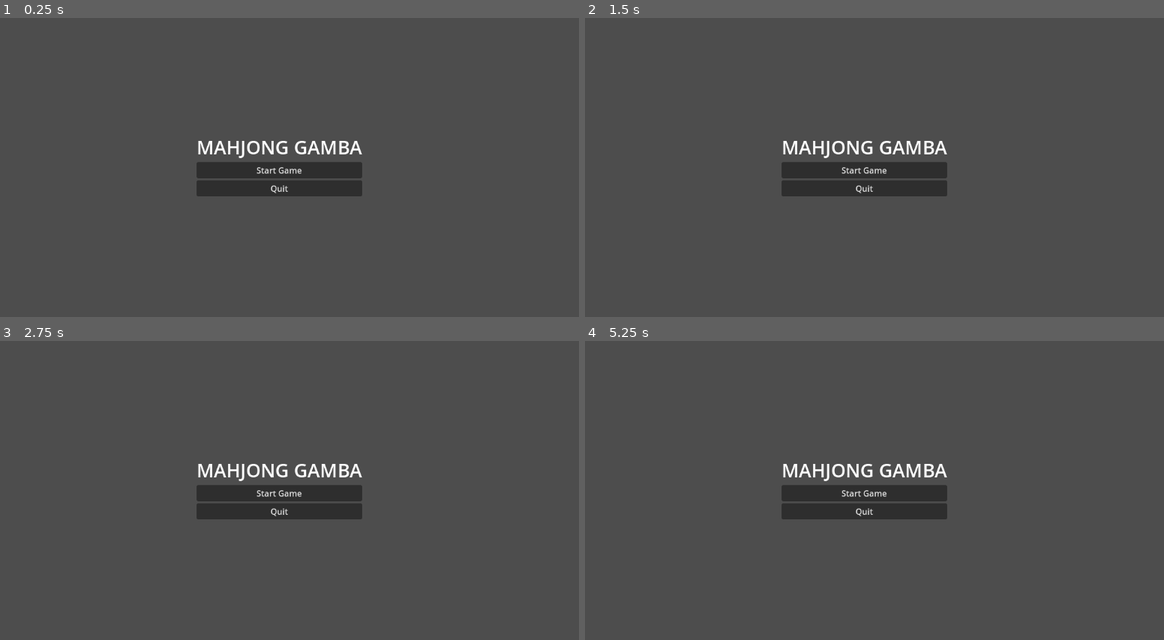
Above: before the commit, frames 1-4 (two rows, left to right).
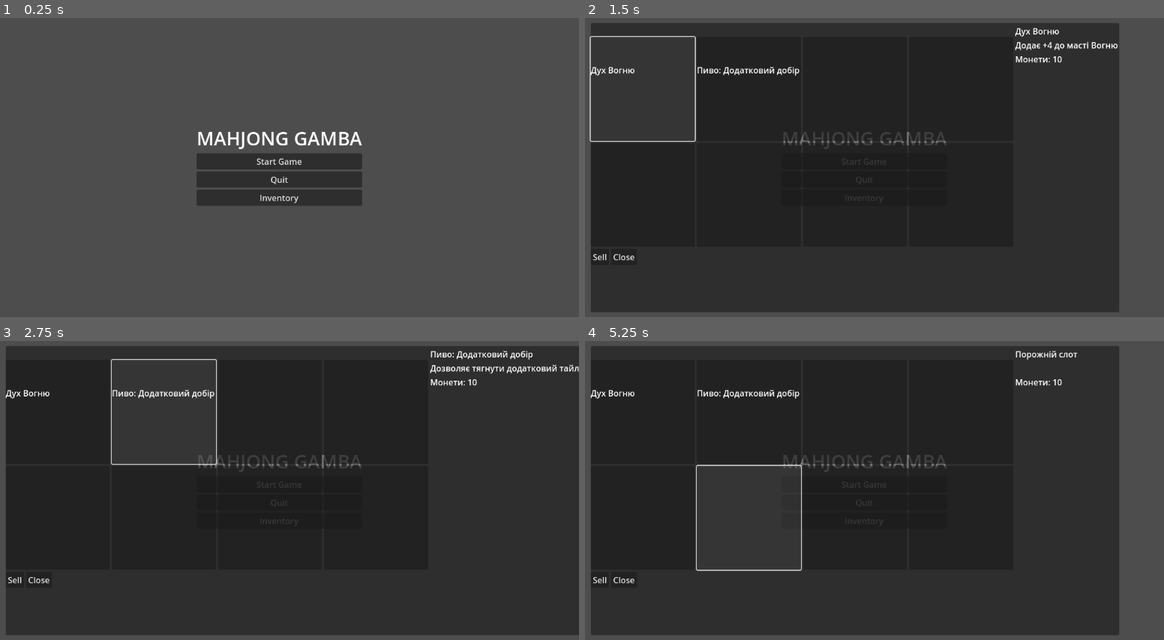
Above: after the commit, the same moments.

Repository: tl3n/mahjong-gamba
Game: Godot game, scene res://scenes/ui/main_menu.tscn
The game is run twice, just before and just after one commit, with the same random seed, the same clock (stepped at 60 frames per second) and the same inputs.
Inputs (mouse positions are in pixels of both pictures, inside the frame that each line leads up to):
- Up to frame 1 (0.25 s): no input
- Up to frame 2 (1.5 s): click (862, 197) at 0.5 s, where only the run after the commit has a clickable "Inventory"; click (642, 89) at 1.27 s
- Up to frame 3 (2.75 s): click (162, 412) at 2.02 s
- Up to frame 4 (5.25 s): click (857, 412) at 2.77 s; click (961, 412) at 3.52 s; click (642, 517) at 4.27 s; click (747, 517) at 5.02 s

The runs differ from the first frame. In frame 1, 3.3% of the frame differs, in the area x 33-63%, y 38-63%; in frame 2, 78%; in frame 3, 86%, in the area x 0-100%, y 1-99%; in frame 4, 79%.

Commit message:
feat: inventory (alpha version)
needs some visual rework

Diff:
--- /dev/null
+++ b/scenes/ui/ItemSlot.tscn
@@ -0,0 +1,30 @@
+[gd_scene load_steps=2 format=3 uid="uid://nc2hodxlhoyt"]
+
+[ext_resource type="Script" uid="uid://uaj8pi5aaiuh" path="res://scripts/items/item_slot.gd" id="1_m2bxx"]
+
+[node name="ItemSlot" type="Button"]
+custom_minimum_size = Vector2(200, 200)
+offset_right = 975.0
+offset_bottom = 561.0
+size_flags_horizontal = 3
+size_flags_vertical = 3
+script = ExtResource("1_m2bxx")
+
+[node name="VBoxContainer" type="VBoxContainer" parent="."]
+custom_minimum_size = Vector2(48, 48)
+layout_mode = 0
+offset_right = 40.0
+offset_bottom = 40.0
+theme_override_constants/separation = 4
+alignment = 1
+
+[node name="Icon" type="TextureRect" parent="VBoxContainer"]
+custom_minimum_size = Vector2(48, 48)
+layout_mode = 2
+size_flags_vertical = 3
+stretch_mode = 5
+
+[node name="NameLabel" type="Label" parent="VBoxContainer"]
+custom_minimum_size = Vector2(64, 16)
+layout_mode = 2
+horizontal_alignment = 1
--- /dev/null
+++ b/scenes/ui/inventory.tscn
@@ -0,0 +1,65 @@
+[gd_scene load_steps=3 format=3 uid="uid://c81wbqt5hm8l3"]
+
+[ext_resource type="Script" uid="uid://40pj8bklhl67" path="res://scripts/ui/inventory_ui.gd" id="1_s6ek7"]
+[ext_resource type="PackedScene" uid="uid://nc2hodxlhoyt" path="res://scenes/ui/ItemSlot.tscn" id="2_avmd0"]
+
+[node name="Inventory" type="Control"]
+layout_mode = 3
+anchors_preset = 15
+anchor_right = 1.0
+anchor_bottom = 1.0
+grow_horizontal = 2
+grow_vertical = 2
+size_flags_horizontal = 3
+size_flags_vertical = 3
+script = ExtResource("1_s6ek7")
+slot_scene = ExtResource("2_avmd0")
+
+[node name="Window" type="PanelContainer" parent="."]
+custom_minimum_size = Vector2(400, 400)
+layout_mode = 0
+offset_right = 886.0
+offset_bottom = 557.0
+
+[node name="HBoxContainer" type="HBoxContainer" parent="Window"]
+layout_mode = 2
+
+[node name="VBoxContainer" type="VBoxContainer" parent="Window/HBoxContainer"]
+layout_mode = 2
+
+[node name="Inventory" type="Label" parent="Window/HBoxContainer/VBoxContainer"]
+layout_mode = 2
+
+[node name="SlotsGrid" type="GridContainer" parent="Window/HBoxContainer/VBoxContainer"]
+layout_mode = 2
+columns = 4
+
+[node name="Buttons" type="HBoxContainer" parent="Window/HBoxContainer/VBoxContainer"]
+layout_mode = 2
+
+[node name="Sell" type="Button" parent="Window/HBoxContainer/VBoxContainer/Buttons"]
+layout_mode = 2
+text = "Sell"
+
+[node name="CloseButton" type="Button" parent="Window/HBoxContainer/VBoxContainer/Buttons"]
+layout_mode = 2
+text = "Close"
+
+[node name="VBoxContainer2" type="VBoxContainer" parent="Window/HBoxContainer"]
+custom_minimum_size = Vector2(200, 200)
+layout_mode = 2
+
+[node name="ItemDetails" type="VBoxContainer" parent="Window/HBoxContainer/VBoxContainer2"]
+layout_mode = 2
+
+[node name="Icon" type="TextureRect" parent="Window/HBoxContainer/VBoxContainer2/ItemDetails"]
+layout_mode = 2
+
+[node name="ItemName" type="Label" parent="Window/HBoxContainer/VBoxContainer2/ItemDetails"]
+layout_mode = 2
+
+[node name="ItemDesc" type="Label" parent="Window/HBoxContainer/VBoxContainer2/ItemDetails"]
+layout_mode = 2
+
+[node name="MoneyLabel" type="Label" parent="Window/HBoxContainer/VBoxContainer2"]
+layout_mode = 2
--- a/scenes/ui/main_menu.tscn
+++ b/scenes/ui/main_menu.tscn
@@ -40,5 +40,11 @@
 text = "Quit
 "
 
+[node name="Inventory" type="Button" parent="VBoxContainer"]
+layout_mode = 2
+text = "Inventory
+"
+
 [connection signal="pressed" from="VBoxContainer/StartButton" to="." method="_on_start_button_pressed"]
 [connection signal="pressed" from="VBoxContainer/QuitButton" to="." method="_on_quit_button_pressed"]
+[connection signal="pressed" from="VBoxContainer/Inventory" to="." method="_on_inventory_pressed"]
--- /dev/null
+++ b/scripts/items/beer.gd
@@ -0,0 +1,7 @@
+# res://scripts/beer.gd
+extends Item
+class_name Beer
+
+@export var round_effect: String = ""  # короткий опис ефекту
+@export var duration: int = 1         # тривалість в раундах
+@export var bonus_value: float = 0.0
--- /dev/null
+++ b/scripts/items/inventory.gd
@@ -0,0 +1,61 @@
+extends Node
+class_name Inventory  # робить цей клас глобально доступним як Inventory
+
+signal inventory_changed
+signal money_changed(new_money)
+
+var items: Array = []         # масив предметів
+var max_size: int = 8       # кількість слотів
+var money: int = 10           # стартова кількість монет
+
+func _ready():
+	# Тільки для тестування при порожньому інвентарі
+	if items.is_empty():  # <-- заміна empty() на is_empty()
+		var s1 = Spirit.new()
+		s1.id = "spirit_fire"
+		s1.name = "Дух Вогню"
+		s1.description = "Додає +4 до масті Вогню"
+		s1.price = 8
+		s1.rarity = "Міфічна"
+		s1.effect_type = "mansion_multiplier"
+		s1.effect_value = 4.0
+		items.append(s1)
+
+		var b1 = Beer.new()
+		b1.id = "beer_x1"
+		b1.name = "Пиво: Додатковий добір"
+		b1.description = "Дозволяє тягнути додатковий тайл цього раунду."
+		b1.price = 3
+		b1.rarity = "Історична"
+		b1.round_effect = "extra_draw"
+		b1.duration = 1
+		items.append(b1)
+
+	emit_signal("inventory_changed")
+
+
+
+func add_item(item):
+	if items.size() < max_size:
+		items.append(item)
+		emit_signal("inventory_changed")
+	else:
+		print("Інвентар переповнений!")
+
+func remove_item(item):
+	if item in items:
+		items.erase(item)
+		emit_signal("inventory_changed")
+
+func add_money(amount: int):
+	money += amount
+	emit_signal("money_changed", money)
+
+func spend_money(amount: int) -> bool:
+	if money >= amount:
+		money -= amount
+		emit_signal("money_changed", money)
+		return true
+	else:
+		print("Недостатньо монет!")
+		return false
--- /dev/null
+++ b/scripts/items/item.gd
@@ -0,0 +1,11 @@
+@icon("res://assets/icons/item_icon.png")
+extends Resource
+class_name Item
+
+@export var id: String = ""         # унікальний ідентифікатор
+@export var name: String = "Item"
+@export var description: String = ""
+@export var rarity: String = "Історична" # "Історична", "Міфічна", "Легендарна"
+@export var price: int = 0
+@export var type: String = "дух"    # "дух" або "пиво"
+@export var icon: Texture2D
--- /dev/null
+++ b/scripts/items/item_slot.gd
@@ -0,0 +1,28 @@
+extends Button
+signal pressed_slot(index)
+
+var index: int = -1
+var item: Resource = null
+
+@onready var icon_node: TextureRect = $VBoxContainer/Icon
+@onready var name_label: Label = $VBoxContainer/NameLabel
+
+func _ready():
+	# Під’єднати свій сигнал pressed кнопки до методу _on_pressed
+	connect("pressed", Callable(self, "_on_pressed"))
+
+func set_item(item_ref):
+	item = item_ref
+	if icon_node == null or name_label == null:
+		push_warning("Icon або NameLabel не знайдено!")
+		return
+
+	if item == null:
+		icon_node.texture = null
+		name_label.text = ""
+	else:
+		icon_node.texture = item.icon if item.icon else null
+		name_label.text = item.name
+
+func _on_pressed():
+	emit_signal("pressed_slot", index)
--- /dev/null
+++ b/scripts/items/spirit.gd
@@ -0,0 +1,8 @@
+# res://scripts/spirit.gd
+extends Item
+class_name Spirit
+
+@export var effect_type: String = ""   # наприклад "mansion_multiplier", "combo_bonus", "extra_turn"
+@export var effect_value: float = 0.0
+@export var condition: String = ""     # опис умови, наприклад "масть=вогонь" або "type=pair"
+@export var permanent: bool = true     # постійний ефект чи умовний
--- /dev/null
+++ b/scripts/ui/inventory_ui.gd
@@ -0,0 +1,109 @@
+# res://scripts/inventory_ui.gd
+extends Control
+@onready var slots_grid: GridContainer = $Window/HBoxContainer/VBoxContainer/SlotsGrid
+@onready var icon_rect: TextureRect = $Window/HBoxContainer/VBoxContainer2/ItemDetails/Icon
+@onready var item_name_label: Label = $Window/HBoxContainer/VBoxContainer2/ItemDetails/ItemName
+@onready var item_desc_label: Label = $Window/HBoxContainer/VBoxContainer2/ItemDetails/ItemDesc
+@onready var money_label: Label = $Window/HBoxContainer/VBoxContainer2/MoneyLabel
+@onready var close_button: Button = $Window/HBoxContainer/VBoxContainer/Buttons/CloseButton
+
+# Слот-сцена (потрібно створити окремий сцена-файл ItemSlot.tscn)
+@export var slot_scene: PackedScene
+var inventory_node: Node = null
+var selected_item = null
+
+func _ready():
+	# Спробуємо знайти Inventory у дереві
+	var inv_node = get_node_or_null("/root/Inventory")
+	if inv_node and inv_node is Inventory:
+		inventory_node = inv_node
+	else:
+		# Для тесту створимо тимчасовий Inventory
+		inventory_node = Inventory.new()
+		get_tree().get_root().add_child(inventory_node)
+		inventory_node.name = "Inventory"
+
+	inventory_node.connect("inventory_changed", Callable(self, "_on_inventory_changed"))
+	inventory_node.connect("money_changed", Callable(self, "_on_money_changed"))
+	close_button.connect("pressed", Callable(self, "_on_close_pressed"))
+
+	_create_slots()
+	_refresh_ui()
+
+func _on_close_pressed():
+	queue_free()
+
+func _create_slots():
+	if inventory_node == null:
+		return
+
+	# Видаляємо старі слоти
+	for child in slots_grid.get_children():
+		child.queue_free()
+
+	# Створюємо нові слоти
+	for i in inventory_node.max_size:
+		var s = slot_scene.instantiate() as Button
+		s.index = i
+		s.connect("pressed_slot", Callable(self, "_on_slot_pressed"))
+		slots_grid.add_child(s)
+
+
+func _on_slot_pressed(slot_index):
+	# коли слот натиснули, відобразити предмет (якщо є)
+	var it = null
+	if slot_index < inventory_node.items.size():
+		it = inventory_node.items[slot_index]
+	selected_item = it
+	_update_item_details()
+
+func _update_item_details():
+	if selected_item == null:
+		icon_rect.texture = null
+		item_name_label.text = "Порожній слот"
+		item_desc_label.text = ""
+		return
+	if selected_item.icon:
+		icon_rect.texture = selected_item.icon
+	item_name_label.text = selected_item.name
+	item_desc_label.text = selected_item.description
+
+func _on_inventory_changed():
+	_refresh_ui()
+
+func _on_money_changed(new_money):
+	money_label.text = "Монети: %d" % new_money
+
+func _on_use_button_pressed():
+	if selected_item == null:
+		return
+	# Викликаємо використання предмета в інвентарі
+	inventory_node.use_item(selected_item)
+	# Можеш додати перевірку на гроші, прокрутку інтерфейсу тощо
+
+func _on_sell_button_pressed():
+	if selected_item == null:
+		return
+	var price_back = int(selected_item.price * 0.5)
+	inventory_node.remove_item(selected_item)
+	inventory_node.earn(price_back)
+	selected_item = null
+	_refresh_ui()
+
+
+
+func _refresh_ui():
+	# оновимо слоти і підписку
+	var i = 0
+	for child in slots_grid.get_children():
+		var slot_scene_ref = child
+		var item_ref = null
+		if i < inventory_node.items.size():
+			item_ref = inventory_node.items[i]
+		slot_scene_ref.call("set_item", item_ref)
+		i += 1
+	# оновимо деталі якщо вибраний предмет видалили
+	if selected_item != null and not inventory_node.items.has(selected_item):
+		selected_item = null
+	_update_item_details()
+	_on_money_changed(inventory_node.money)
--- a/scripts/ui/main_menu.gd
+++ b/scripts/ui/main_menu.gd
@@ -7,3 +7,9 @@
 
 func _on_quit_button_pressed() -> void:
 	get_tree().quit()
+
+func _on_inventory_pressed() -> void:
+	var inv_scene = load("res://scenes/ui/Inventory.tscn")
+	var inv_instance = inv_scene.instantiate()
+	get_tree().get_root().add_child(inv_instance)  # додаємо в корінь, щоб з'явився поверх
+	inv_instance.set_global_position(Vector2(50,50))
Binary file added: assets/icons/item_icon.png
Not shown, added: assets/icons/item_icon.png.import
Not shown, added: scripts/items/beer.gd.uid
Not shown, added: scripts/items/inventory.gd.uid
Not shown, added: scripts/items/item.gd.uid
Not shown, added: scripts/items/item_slot.gd.uid
Not shown, added: scripts/items/spirit.gd.uid
Not shown, added: scripts/ui/inventory_ui.gd.uid
